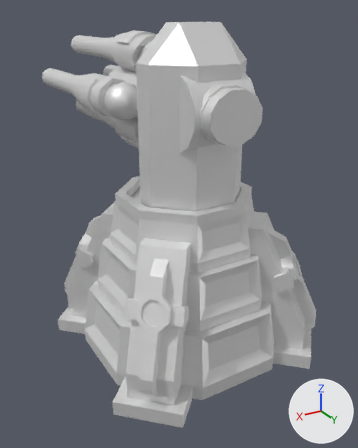
The glTF model glb/armvulc.glb: old version first, new version second.
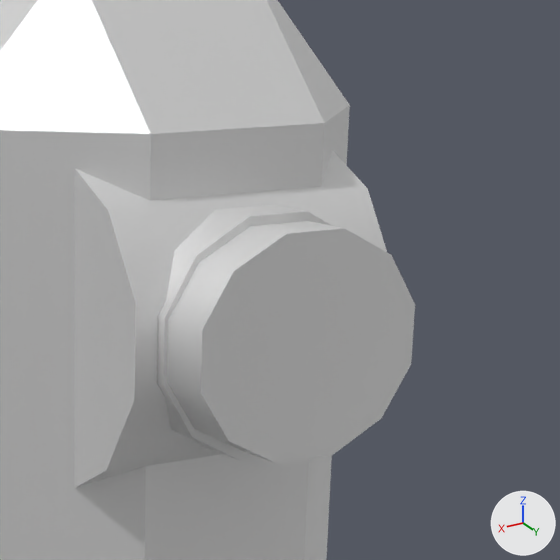
The first picture shows the older version from a camera (50 mm lens) standing at (112.4, 182.3, 151.9) and looking at (-8.0, -18.3, 51.6). The close-ups show the older and then the newer version on the part from 45% to 83% of the width and 7% to 38% of the height of that picture. Only the edits that show in the close-ups are written down. The axes (+X, +Y, +Z) are drawn at lower right. The lights are the same throughout. Where no turn or scale is listed for an object, it has been applied to the vertices.

Names of what the first close-up shows: 'back', 'neck', 'turret'.
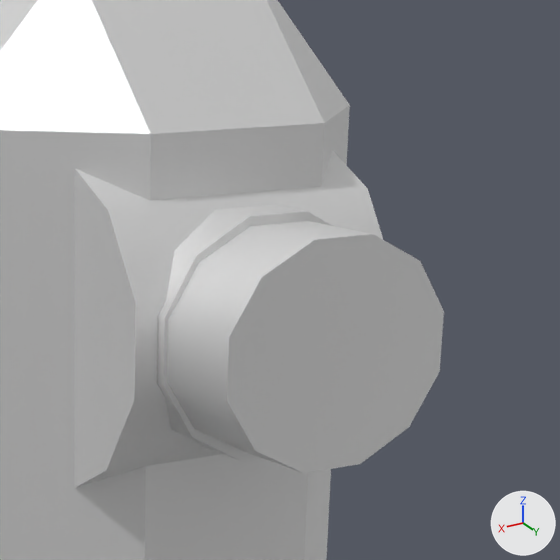
Where the change shows, as pixel boxes (x1, y1, x2, y2) in the close-ups (560 x 560 px):
'back', moved: before (167, 221, 415, 464); after (167, 221, 444, 473)

Diff of the bpy script that builds the scene:
```diff
--- a/glb/armvulc.glb.py
+++ b/glb/armvulc.glb.py
@@ ob_back @@
 ob_back = bpy.data.objects.new('back', me_back)
-ob_back.location = (0.0, 30.8, 115.9)
+ob_back.location = (0.0, 34.8, 115.9)
```
